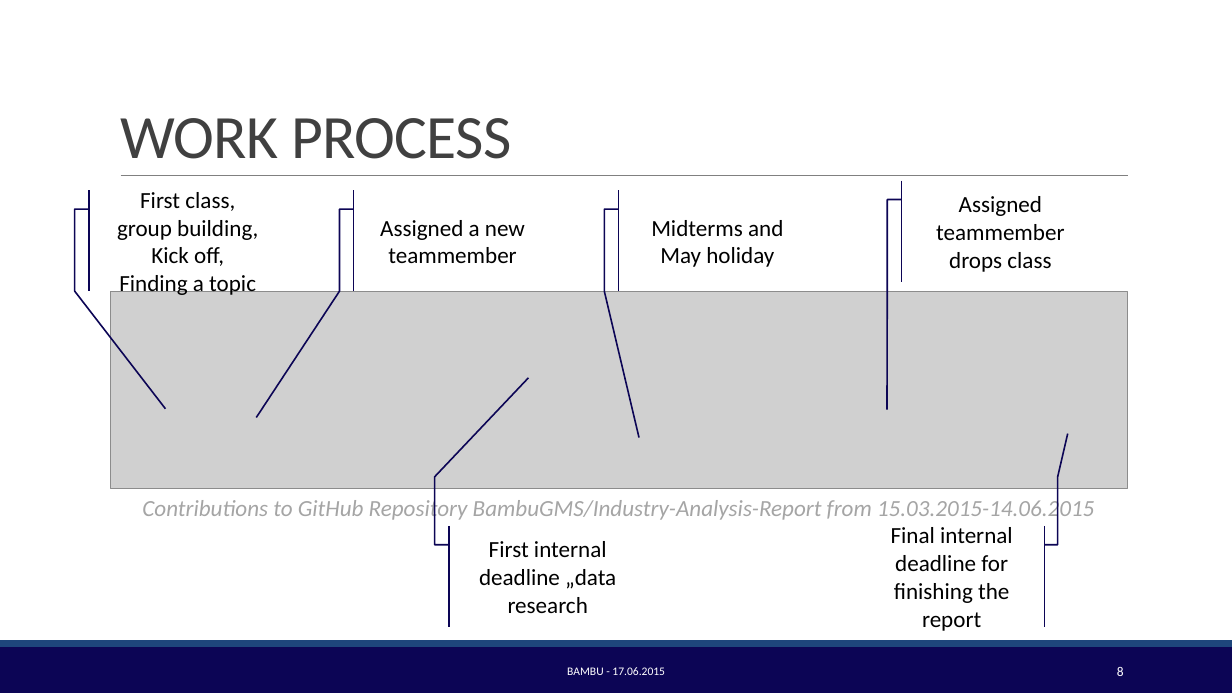
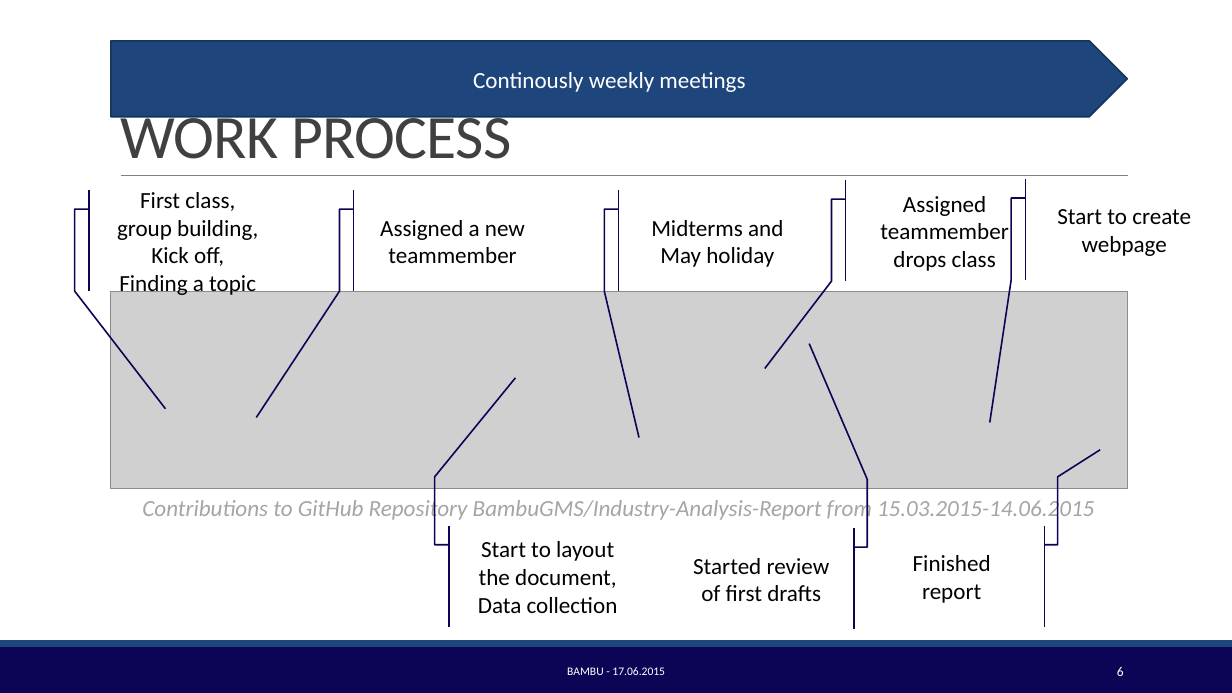
Before and after one commit to BambuGMS/Industry-Analysis-Report, a slide deck: slide 7 of Assignments/Presentations/2015.06.14_Presentation.pptx (slide 8 before the commit). Drawn at 1232x693 pixels with LibreOffice and Linux fonts; fonts in the diff are those of the drawing; grey boxes stand for pictures; background and template pictures are left out. Boxes give left, top, right and bottom in pixels: in the first picture for what was removed or moved away, otherwise in the second. Text is boxed around its words. In the diff, an @@ line names an element or a change of style, - is before the commit and + after.

```diff
--- a/Assignments/Presentations/2015.06.14_Presentation.pptx
+++ b/Assignments/Presentations/2015.06.14_Presentation.pptx
@@ pentagon arrow added at (111,41,1128,116), fill #1E467C, outline #16345C 1.25 pt, 18 pt, text #FFFFFF @@
+Continously weekly meetings
@@ accent callout added at (1040,179,1210,280), outline #0C0555 1.25 pt, 18 pt, text #000000 @@
+Start to create webpage
@@ accent callout "Assigned teammember drops class": place and size @@
-accent callout "Assigned teammember drops class" at (916,180,1086,281)
+accent callout "Assigned teammember drops class" at (860,180,1031,281)
@@ accent callout added at (682,529,841,629), outline #0C0555 1.25 pt, 18 pt, text #000000 @@
+Started review of first drafts
@@ proportions changed in 3 elements at (860,180,1031,281), (463,526,633,627), (872,526,1031,627) @@
@@ text in accent callout at (478,541,618,613): text changed @@
-First internal deadline „data research
+Start to layout the document,
+Data collection
@@ text in accent callout at (913,555,991,603): text changed @@
-Final internal deadline for finishing the report
+Finished report
@@ text at (1117,667,1124,676): text changed @@
-8
+6
```
Also in this commit, not shown: 7 other slides changed, 1 slide removed.
